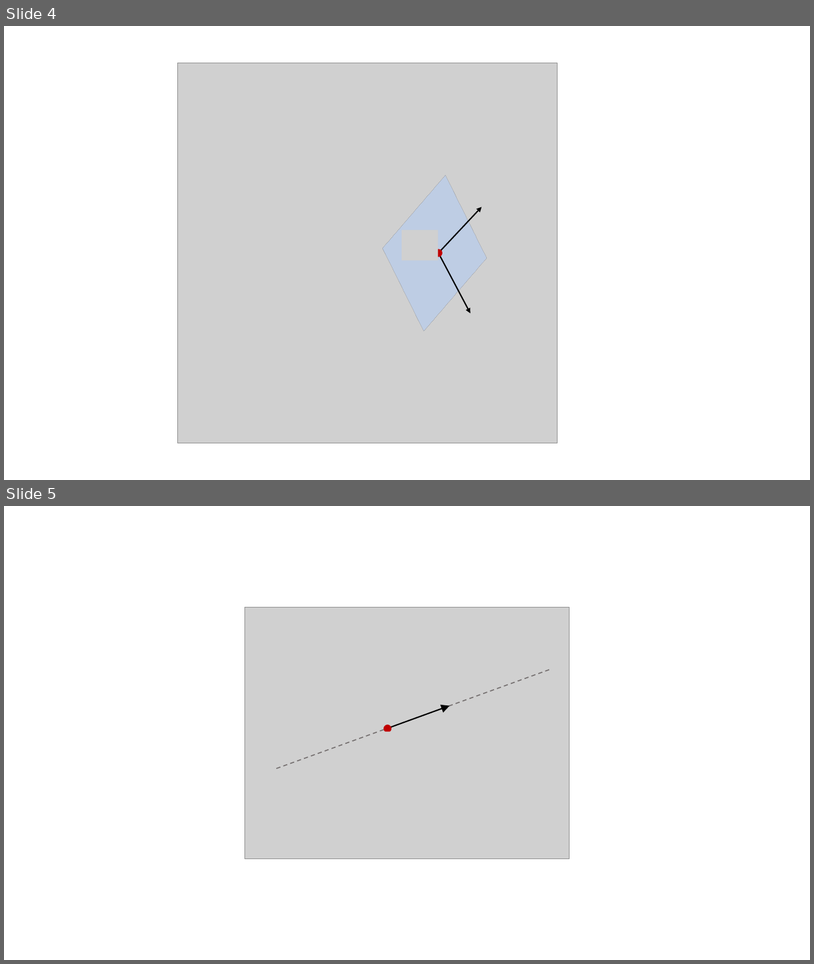
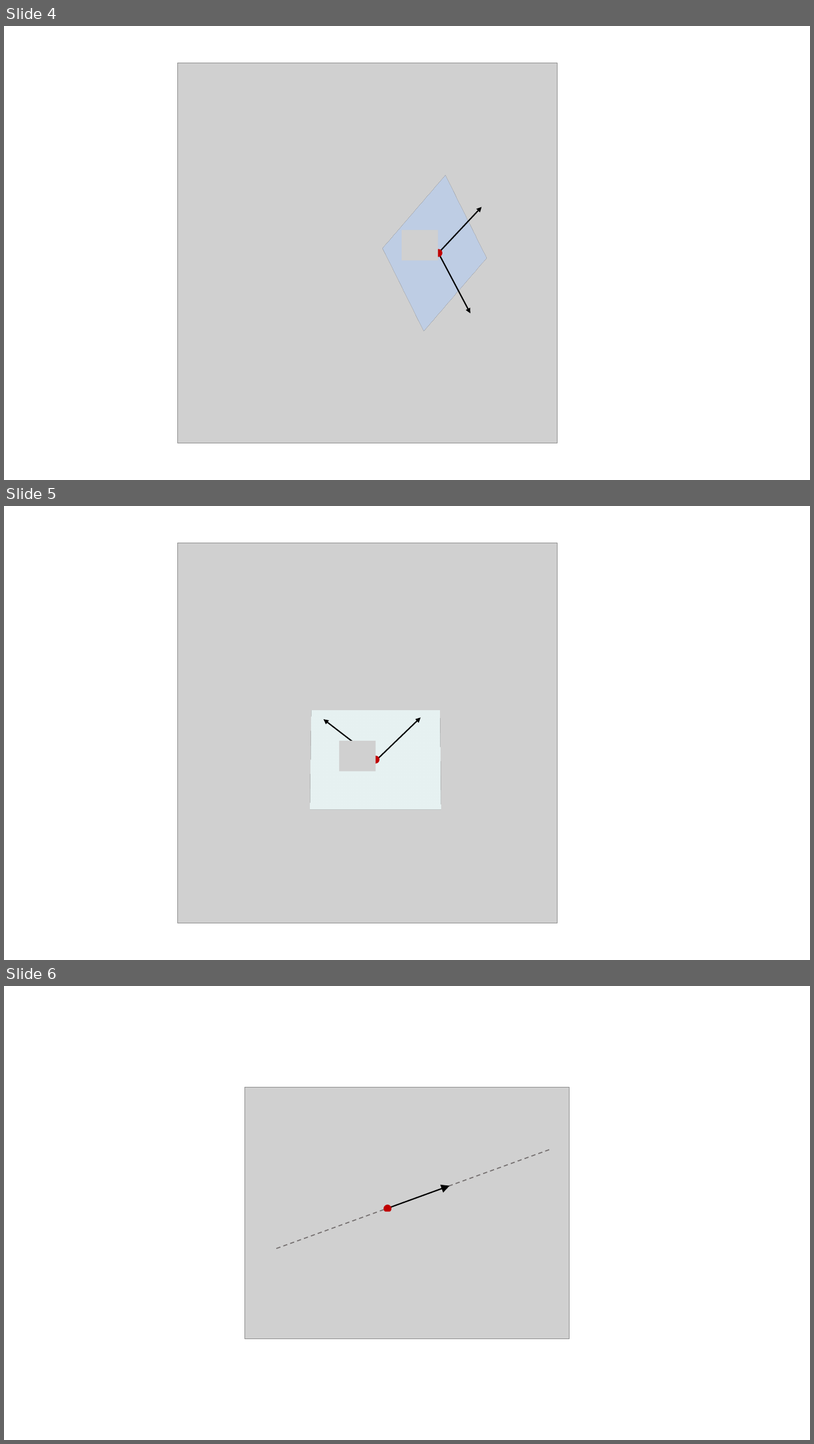
Before and after one commit to djanka2/oms-skript, a slide deck: sketches.pptx. Shown one above the other, each under a label of ours: slides 4 and 5 before the commit, slides 4, 5 and 6 after it. The pictures are 814x964 and 814x1444 pixels, drawn with LibreOffice and Linux fonts; fonts in the diff are those of the drawing; grey boxes stand for pictures. Boxes give left, top, right and bottom in pixels: in the first picture for what was removed or moved away, otherwise in the second. Text is boxed around its words. In the diff, an @@ line names an element or a change of style, - is before the commit and + after.

```diff
--- a/sketches.pptx
+++ b/sketches.pptx
@@ slide 5 added at (4,506,810,960), background #FFFFFF @@
@@ picture added at (177,543,558,923) @@
@@ rectangle added at (311,709,441,810), fill #B4C7E7 at 50% opacity, outline #000000 1 pt @@
@@ arrow added from (376, 759) to (324, 719), #000000 1.5 pt @@
@@ arrow added from (378, 758) to (421, 717), #000000 1.5 pt @@
@@ picture added at (340,741,376,771) @@
@@ ellipse added at (372,756,380,763), fill #C00000, outline #C00000 1 pt @@
@@ what was slide 5 is now slide 6 @@
```
Also in this commit, not shown: 4 other files.
